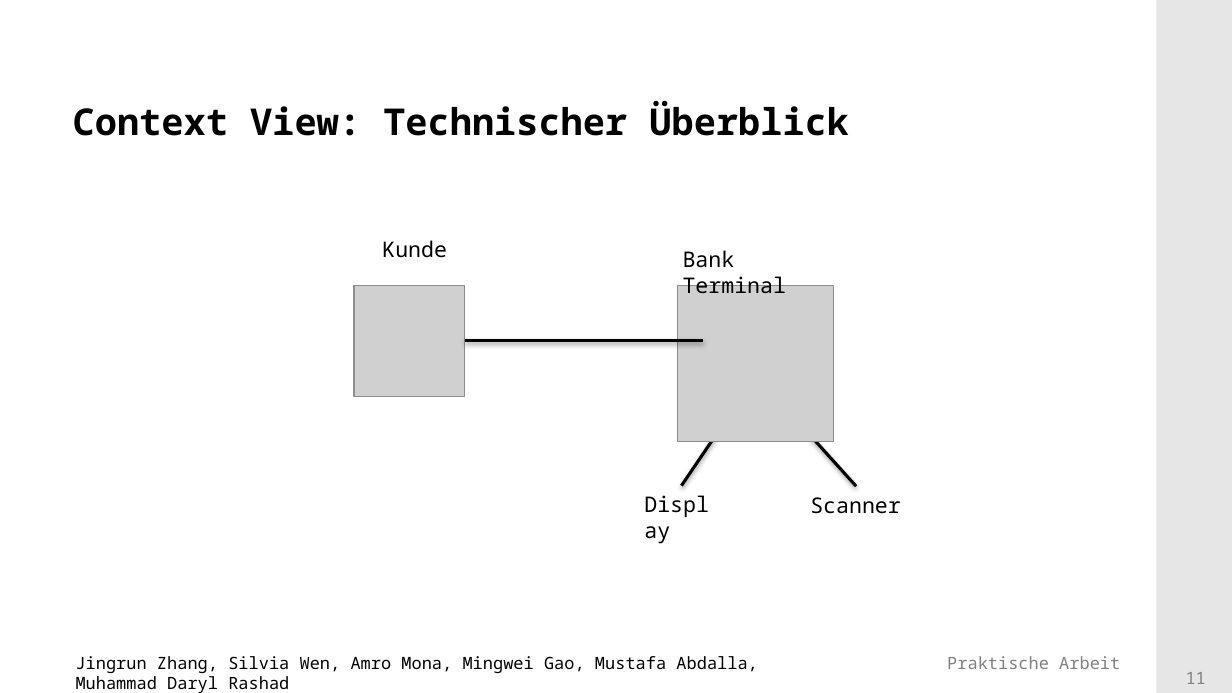
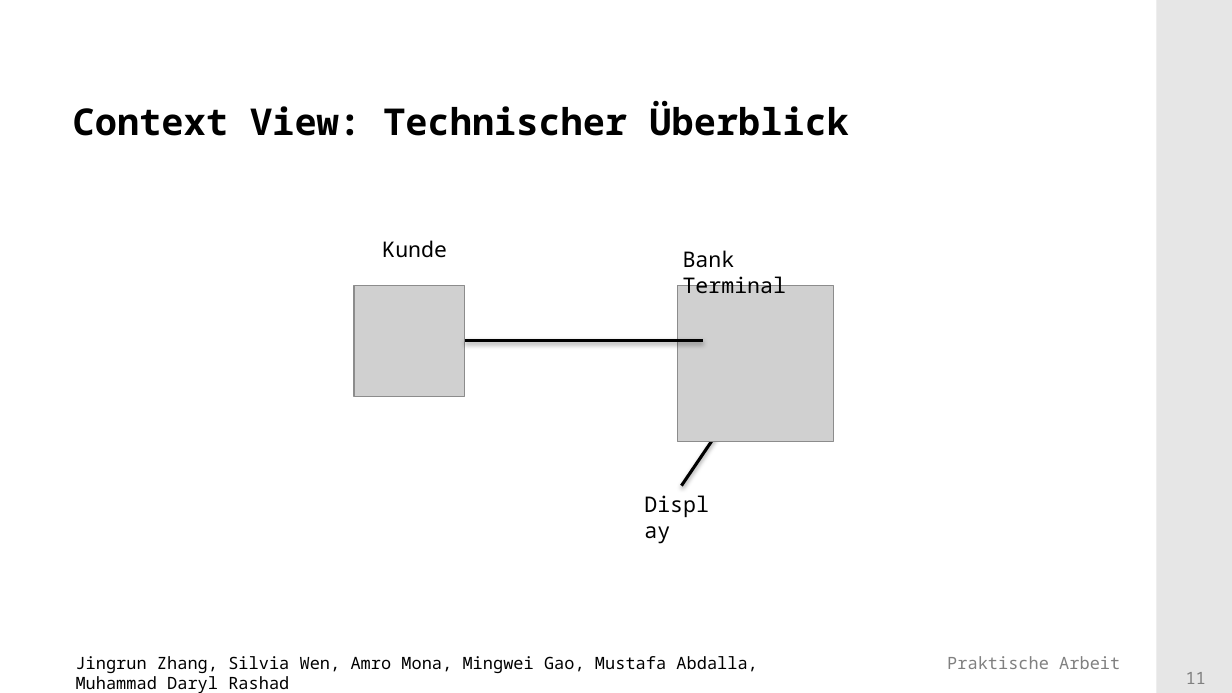
Before and after one commit to Mufasaxi/SimpleBank, a slide deck: slide 11 of prototype/Praesentation_Vorlage_OOP_2023_2_OOP.pptx. Drawn at 1232x693 pixels with LibreOffice and Linux fonts; fonts in the diff are those of the drawing; grey boxes stand for pictures; background and template pictures are left out. Boxes give left, top, right and bottom in pixels: in the first picture for what was removed or moved away, otherwise in the second. Text is boxed around its words. In the diff, an @@ line names an element or a change of style, - is before the commit and + after.

```diff
--- a/prototype/Praesentation_Vorlage_OOP_2023_2_OOP.pptx
+++ b/prototype/Praesentation_Vorlage_OOP_2023_2_OOP.pptx
@@ line removed from (856, 486) to (784, 406) @@
@@ text removed at [810,497,901,514] @@
-Scanner
```
Also in this commit, not shown: 4 other slides changed, 1 slide added.
